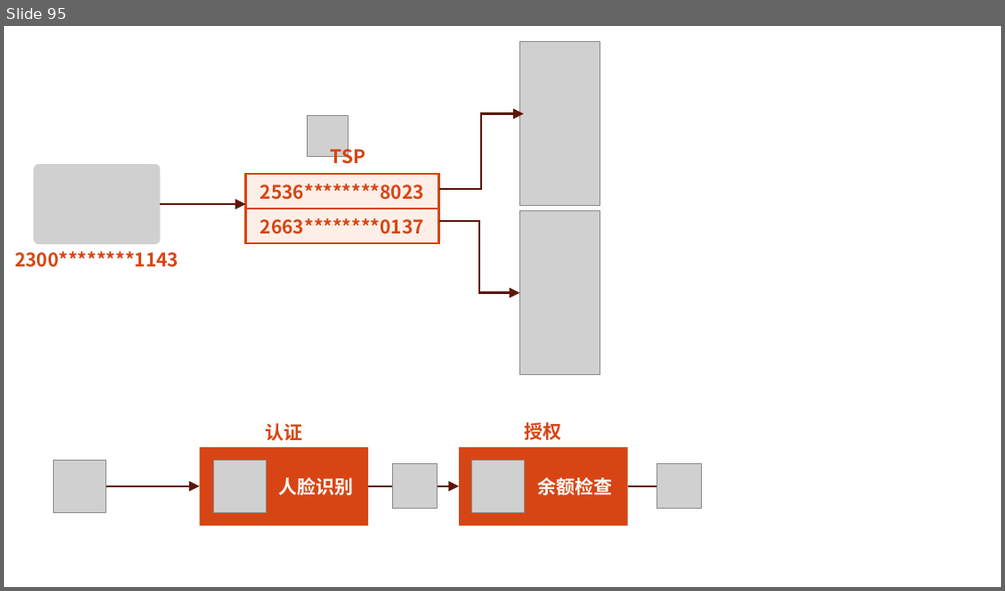
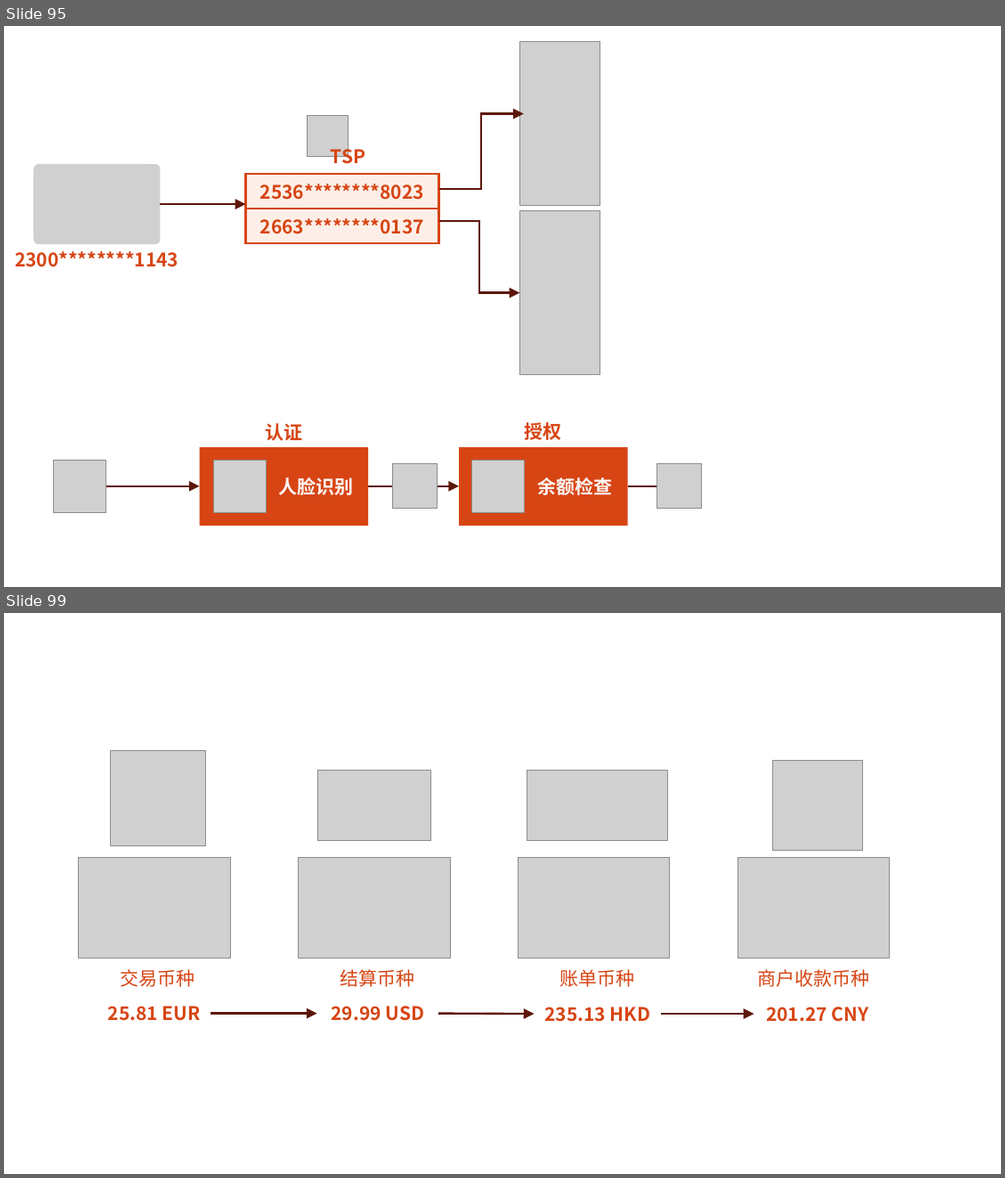
Before and after one commit to WCY-dt/blog, a slide deck: dev/博客.pptx. Shown one above the other, each under a label of ours: slide 95 before the commit, slides 95 and 99 after it; the slides between them are not shown. The pictures are 1005x591 and 1005x1178 pixels, drawn with LibreOffice and Linux fonts; fonts in the diff are those of the drawing; grey boxes stand for pictures. Boxes give left, top, right and bottom in pixels: in the first picture for what was removed or moved away, otherwise in the second. Text is boxed around its words. In the diff, an @@ line names an element or a change of style, - is before the commit and + after.

```diff
--- a/dev/博客.pptx
+++ b/dev/博客.pptx
@@ slide 99 added at [4,613,1001,1174], background #FFFFFF @@
@@ group added at [79,751,890,1022]: 8 pictures, 8 texts, 3 arrows @@
+25.81 EUR
+29.99 USD
+235.13 HKD
+201.27 CNY
+交易币种
+结算币种
+账单币种
+商户收款币种
```
Also in this commit, not shown: 3 other slides added, 7 other files.
